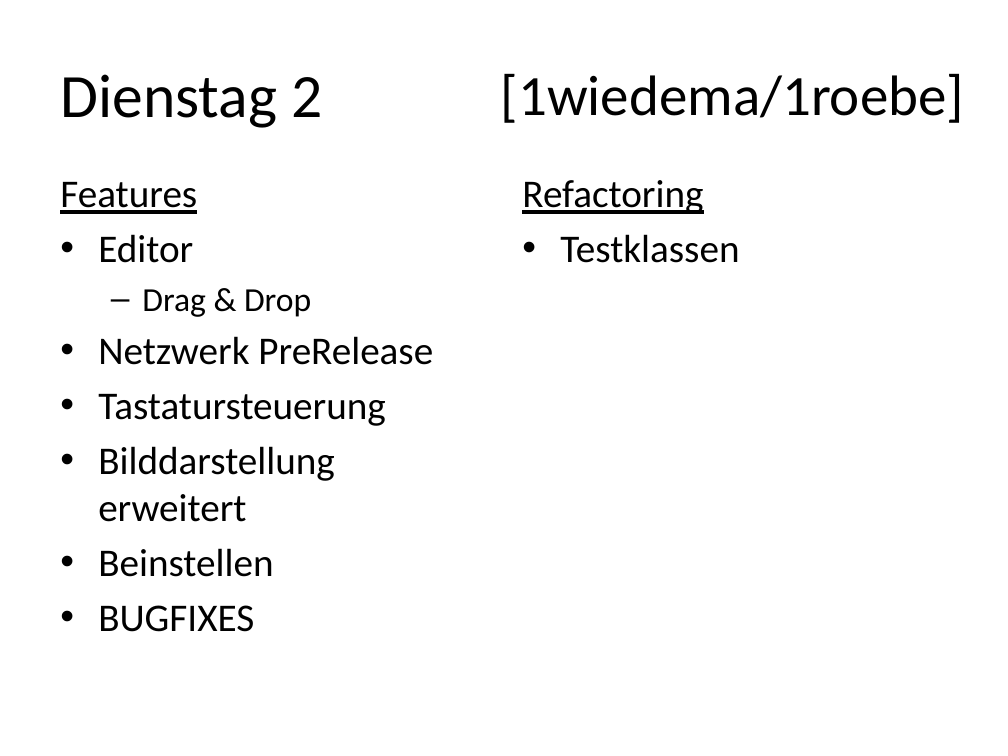
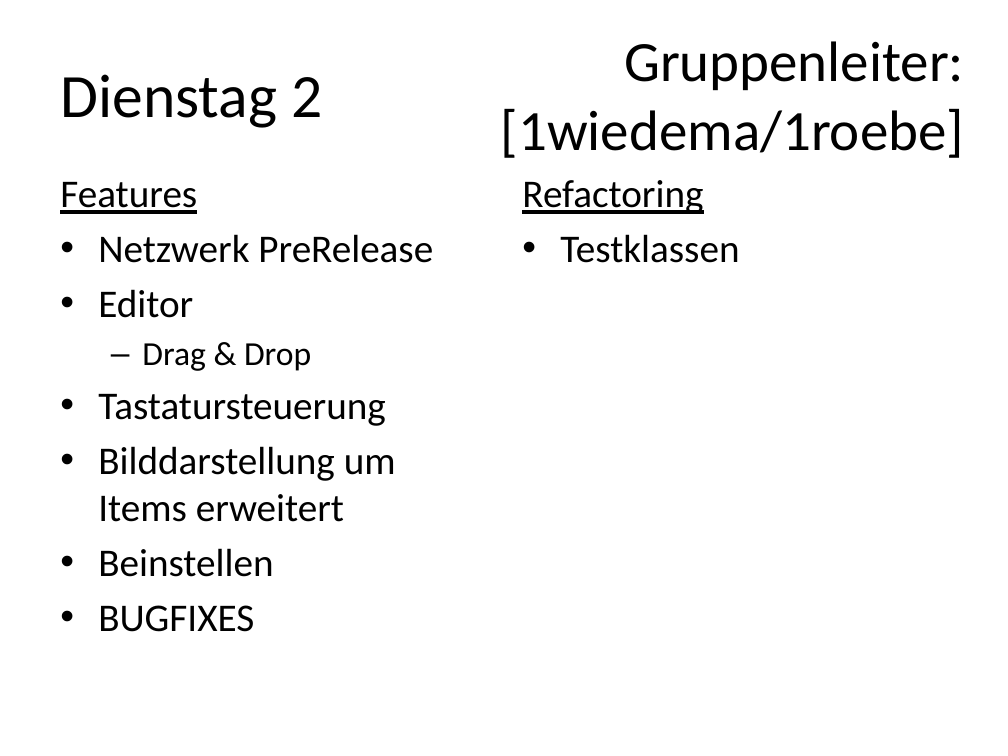
Before and after one commit to FlaShG/SEP12, a slide deck: slide 15 of vortraege/Präsentation_01.pptx (slide 9 before the commit). Drawn at 1008x756 pixels with LibreOffice and Linux fonts; fonts in the diff are those of the drawing. Boxes give left, top, right and bottom in pixels: in the first picture for what was removed or moved away, otherwise in the second. Text is boxed around its words. In the diff, an @@ line names an element or a change of style, - is before the commit and + after.

```diff
--- a/vortraege/Präsentation_01.pptx
+++ b/vortraege/Präsentation_01.pptx
@@ text at (624,41,964,91): paragraph added @@
+Gruppenleiter:
@@ text at (98,234,433,263): paragraph added @@
+• Netzwerk PreRelease
@@ text at (98,336,433,365): paragraph removed @@
-• Netzwerk PreRelease
@@ text at (98,446,396,522): text changed @@
-• Bilddarstellung erweitert
+• Bilddarstellung um Items erweitert
```
Also in this commit, not shown: 9 other slides changed, 6 slides added, 1 other file.
